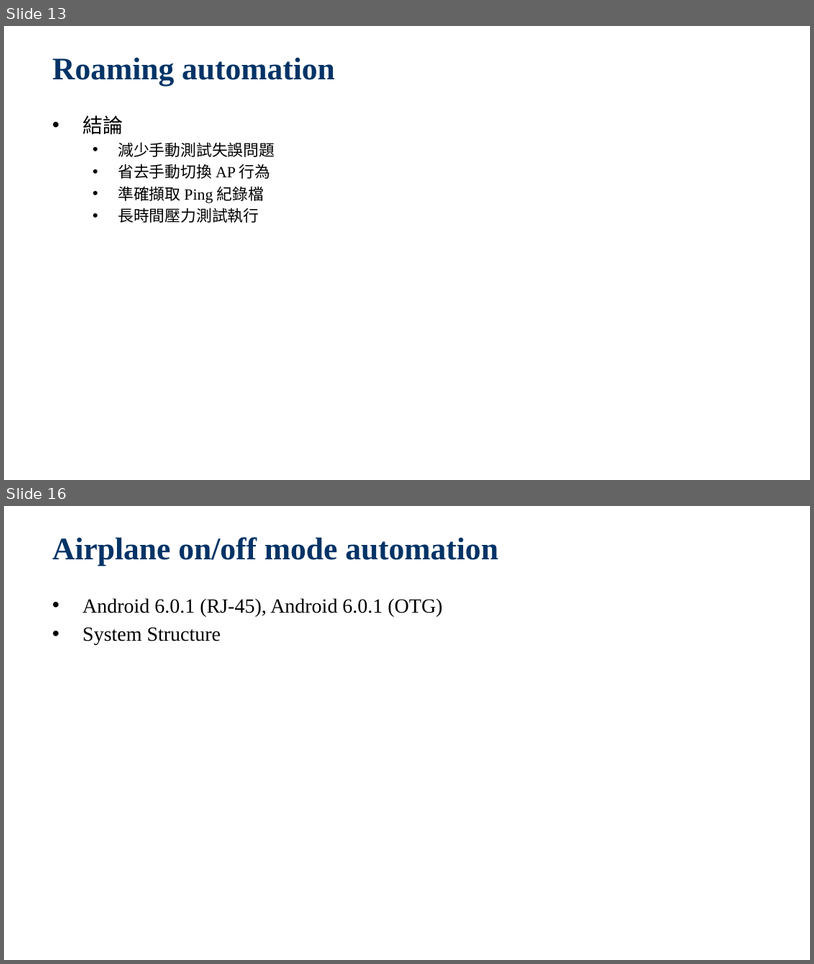
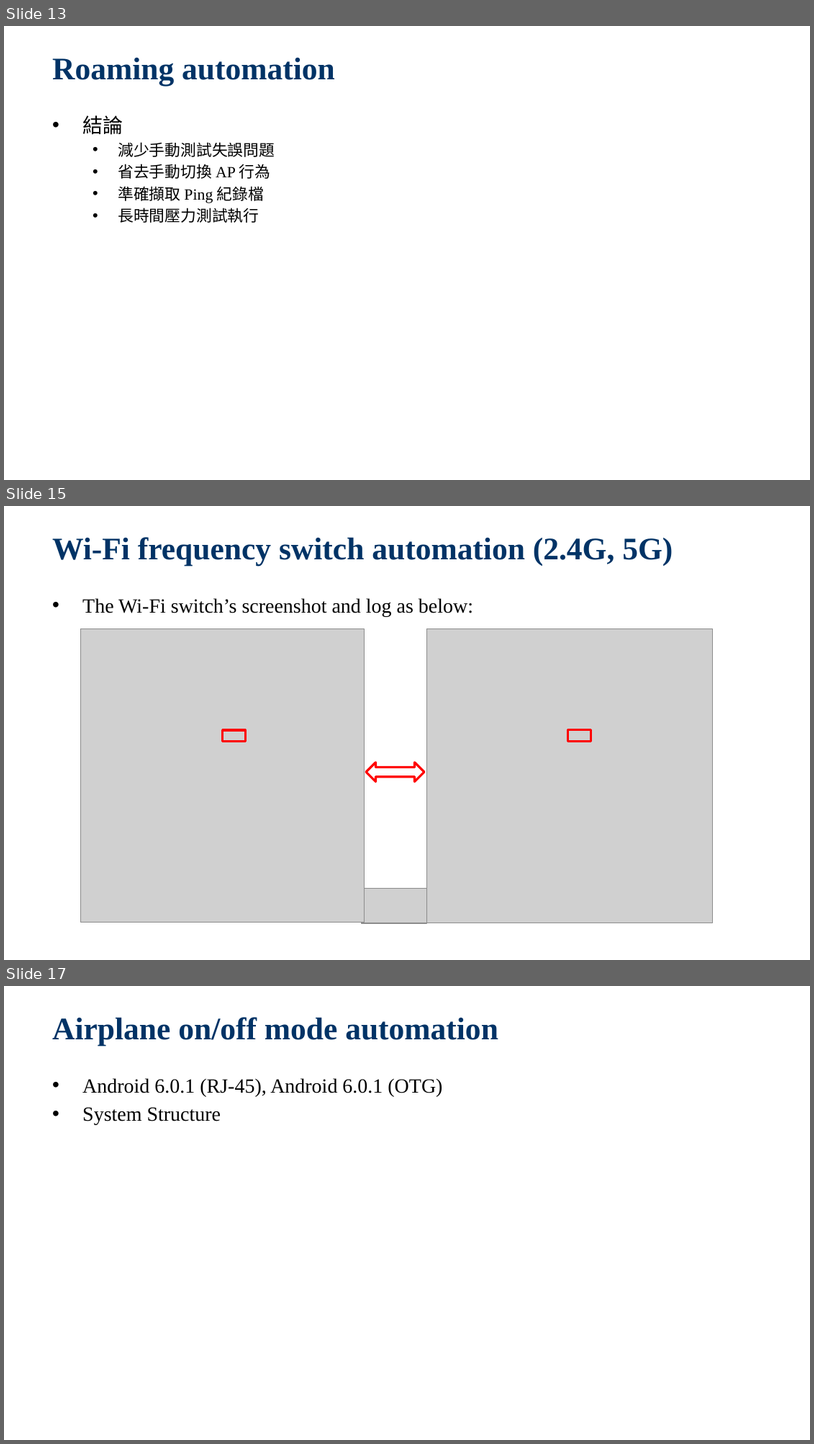
Before and after one commit to jackiejay888/automation, a slide deck: kpi/Test Automation_Demo.pptx. Shown one above the other, each under a label of ours: slides 13 and 16 before the commit, slides 13, 15 and 17 after it; the slides between them are not shown. The pictures are 814x964 and 814x1444 pixels, drawn with LibreOffice and Linux fonts; fonts in the diff are those of the drawing; grey boxes stand for pictures; background and template pictures are left out. Boxes give left, top, right and bottom in pixels: in the first picture for what was removed or moved away, otherwise in the second. Text is boxed around its words. In the diff, an @@ line names an element or a change of style, - is before the commit and + after.

Commit message:
Update the sop of wireless_switch

```diff
--- a/kpi/Test Automation_Demo.pptx
+++ b/kpi/Test Automation_Demo.pptx
@@ slide 15 added at <box>4,506,810,960</box>, background picture (left out) @@
@@ title added at <box>52,537,673,566</box>, 28 pt, text #003366, bold @@
+Wi-Fi frequency switch automation (2.4G, 5G)
@@ text added at <box>82,598,473,616</box>, 18 pt, text #000000 @@
+• The Wi-Fi switch’s screenshot and log as below:
@@ picture added at <box>80,628,364,922</box> @@
@@ picture added at <box>427,628,714,922</box> @@
@@ rectangle added at <box>223,730,245,741</box>, outline #FF0000 2 pt @@
@@ rectangle added at <box>568,730,591,741</box>, outline #FF0000 2 pt @@
@@ left right arrow added at <box>366,762,424,782</box>, outline #FF0000 2 pt @@
@@ picture added at <box>361,888,427,923</box> @@
@@ what was slide 16 is now slide 17 @@
```
Also in this commit, not shown: 5 slides changed, 1 slide removed, 4 other files.
